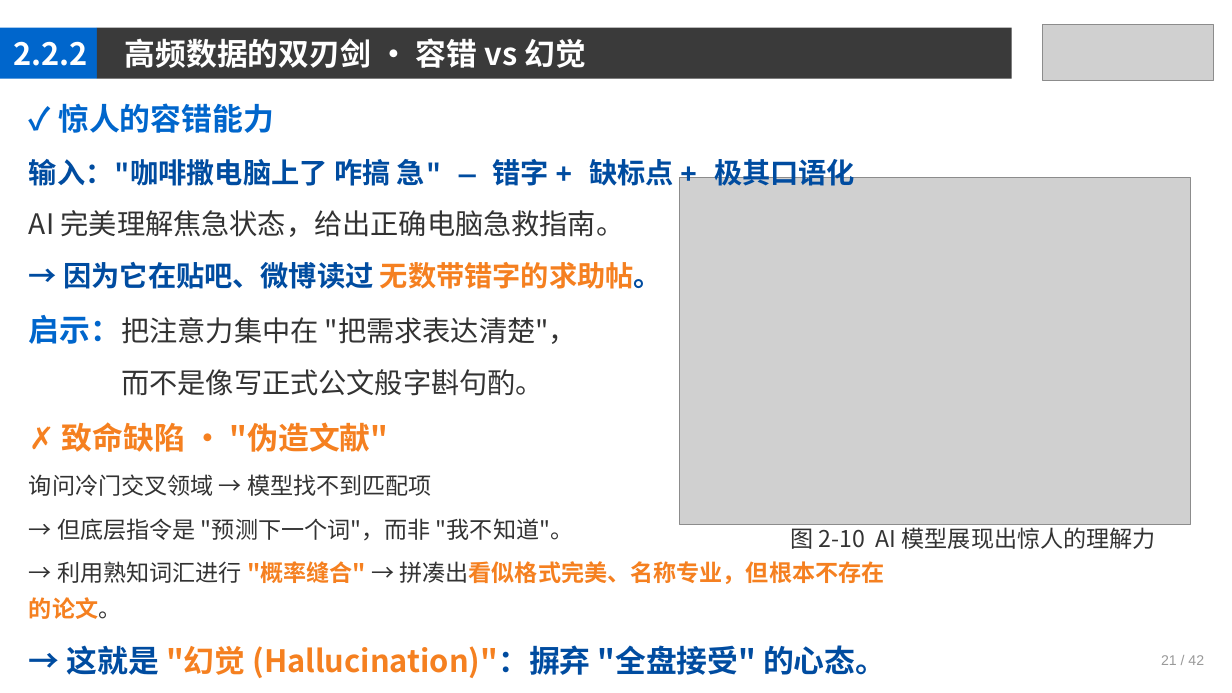
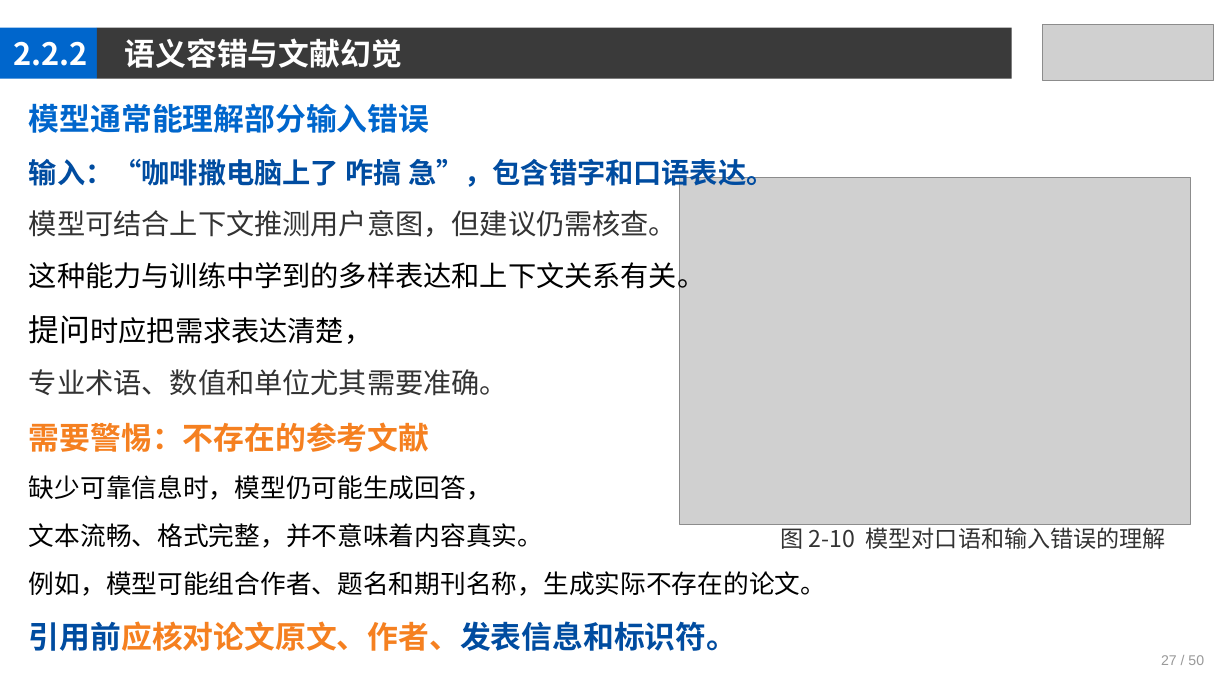
Before and after one commit to jpqiang/AIGC, a slide deck: slide 27 of 课件/第2章.pptx. Drawn at 1232x693 pixels with LibreOffice and Linux fonts; fonts in the diff are those of the drawing; grey boxes stand for pictures. Boxes give left, top, right and bottom in pixels: in the first picture for what was removed or moved away, otherwise in the second. Text is boxed around its words. In the diff, an @@ line names an element or a change of style, - is before the commit and + after.

```diff
--- a/课件/第2章.pptx
+++ b/课件/第2章.pptx
@@ text at bbox=[125, 38, 402, 68]: text changed @@
-高频数据的双刃剑 · 容错 vs 幻觉
+语义容错与文献幻觉
@@ text at bbox=[29, 103, 826, 651]: text changed; text colour #333333 to #000000; bold off @@
-✓ 惊人的容错能力
-输入："咖啡撒电脑上了 咋搞 急" — 错字 + 缺标点 + 极其口语化
-AI 完美理解焦急状态，给出正确电脑急救指南。
-→ 因为它在贴吧、微博读过 无数带错字的求助帖。
-启示：把注意力集中在 "把需求表达清楚"，
-而不是像写正式公文般字斟句酌。
-✗ 致命缺陷 · "伪造文献"
-询问冷门交叉领域 → 模型找不到匹配项
-→ 但底层指令是 "预测下一个词"，而非 "我不知道"。
-→ 利用熟知词汇进行 "概率缝合" → 拼凑出看似格式完美、名称专业，但根本不存在的论文。
-→ 这就是 "幻觉 (Hallucination)"：摒弃 "全盘接受" 的心态。
+模型通常能理解部分输入错误
+输入：“咖啡撒电脑上了 咋搞 急”，包含错字和口语表达。
+模型可结合上下文推测用户意图，但建议仍需核查。
+这种能力与训练中学到的多样表达和上下文关系有关。
+提问时应把需求表达清楚，
+专业术语、数值和单位尤其需要准确。
+需要警惕：不存在的参考文献
+缺少可靠信息时，模型仍可能生成回答，
+文本流畅、格式完整，并不意味着内容真实。
+例如，模型可能组合作者、题名和期刊名称，生成实际不存在的论文。
+引用前应核对论文原文、作者、发表信息和标识符。
@@ text at bbox=[781, 524, 1166, 549]: text changed @@
-图 2-10 AI 模型展现出惊人的理解力
+图 2-10 模型对口语和输入错误的理解
@@ text at bbox=[1161, 655, 1204, 665]: text changed @@
-21 / 42
+27 / 50
```
Also in this commit, not shown: 47 other slides changed.
